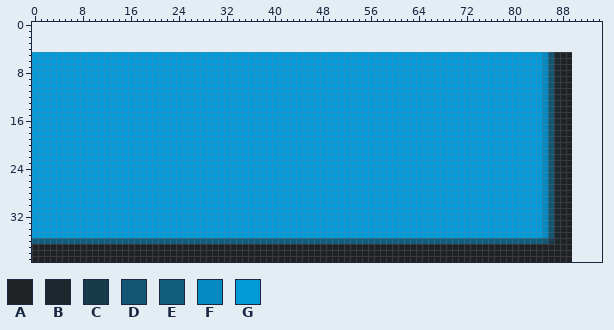
Edited in one commit: sprite sheet (img/brick.png). The picture above is the old version.
The file is 90x35 pixels. Colours within 5 levels of each other are drawn and written as one. The old version is drawn lined up with the new one, on the new canvas.
Palette (. is transparent): A #202124  B #1d272d  C #183b4b  D #125673  E #105d7e  F #058ac2  G #029ad9
The result:
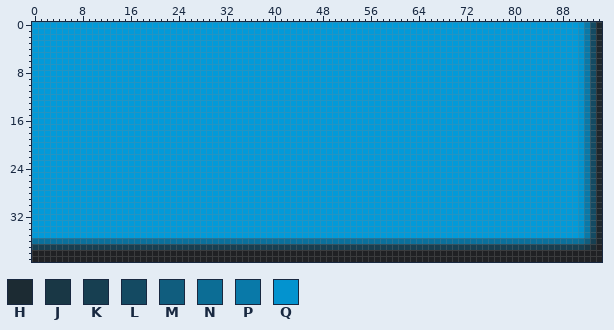
Colours new in this view: H #1c2b33  J #193745  K #173f51  L #144a62  M #105d7e  N #0c6d95  P #0979a8  Q #0393cf
The exact change:
canvas 90x35 -> 95x40, the old top-left corner now at 0,5
colour E: #105d7e -> #0b709b
Changed rows in their new state; - is a pixel that keeps its letter.
first column x 0:
 0 GGGGGGGGGGGGGGGGGGGGGGGGGGGGGGGGGGGGGGGGGGGGGGGGGGGGGGGGGGGGGGGGGGGGGGGGGGGGGGGGGGGGGGGGGGGQPLB
 1 GGGGGGGGGGGGGGGGGGGGGGGGGGGGGGGGGGGGGGGGGGGGGGGGGGGGGGGGGGGGGGGGGGGGGGGGGGGGGGGGGGGGGGGGGGGQPLB
 2 GGGGGGGGGGGGGGGGGGGGGGGGGGGGGGGGGGGGGGGGGGGGGGGGGGGGGGGGGGGGGGGGGGGGGGGGGGGGGGGGGGGGGGGGGGGQPLB
 3 GGGGGGGGGGGGGGGGGGGGGGGGGGGGGGGGGGGGGGGGGGGGGGGGGGGGGGGGGGGGGGGGGGGGGGGGGGGGGGGGGGGGGGGGGGGQPLB
 4 GGGGGGGGGGGGGGGGGGGGGGGGGGGGGGGGGGGGGGGGGGGGGGGGGGGGGGGGGGGGGGGGGGGGGGGGGGGGGGGGGGGGGGGGGGGQPLB
 5 -------------------------------------------------------------------------------------GGGGGGQPLB
 6 -------------------------------------------------------------------------------------GGGGGGQPLB
 7 -------------------------------------------------------------------------------------GGGGGGQPLB
 8 -------------------------------------------------------------------------------------GGGGGGQPLB
 9 -------------------------------------------------------------------------------------GGGGGGQPLB
10 -------------------------------------------------------------------------------------GGGGGGQPLB
11 -------------------------------------------------------------------------------------GGGGGGQPLB
12 -------------------------------------------------------------------------------------GGGGGGQPLB
13 -------------------------------------------------------------------------------------GGGGGGQPLB
14 -------------------------------------------------------------------------------------GGGGGGQPLB
15 -------------------------------------------------------------------------------------GGGGGGQPLB
16 -------------------------------------------------------------------------------------GGGGGGQPLB
17 -------------------------------------------------------------------------------------GGGGGGQPLB
18 -------------------------------------------------------------------------------------GGGGGGQPLB
19 -------------------------------------------------------------------------------------GGGGGGQPLB
20 -------------------------------------------------------------------------------------GGGGGGQPLB
21 -------------------------------------------------------------------------------------GGGGGGQPLB
22 -------------------------------------------------------------------------------------GGGGGGQPLB
23 -------------------------------------------------------------------------------------GGGGGGQPLB
24 -------------------------------------------------------------------------------------GGGGGGQPLB
25 -------------------------------------------------------------------------------------GGGGGGQPLB
26 -------------------------------------------------------------------------------------GGGGGGQPLB
27 -------------------------------------------------------------------------------------GGGGGGQPLB
28 -------------------------------------------------------------------------------------GGGGGGQPLB
29 -------------------------------------------------------------------------------------GGGGGGQPLB
30 -------------------------------------------------------------------------------------GGGGGGQPLB
31 -------------------------------------------------------------------------------------GGGGGGQPLB
32 -------------------------------------------------------------------------------------GGGGGGQPLB
33 -------------------------------------------------------------------------------------GGGGGGQPLB
34 -------------------------------------------------------------------------------------GGGGGGQPLB
35 -------------------------------------------------------------------------------------GGGGGGQPLB
36 -------------------------------------------------------------------------------------EEEEEENMKB
37 KKKKKKKKKKKKKKKKKKKKKKKKKKKKKKKKKKKKKKKKKKKKKKKKKKKKKKKKKKKKKKKKKKKKKKKKKKKKKKKKKKKKKKKKKKKKJHA
38 ------------------------------------------------------------------------------------------AAAAA
39 ------------------------------------------------------------------------------------------AAAAA
Boxes around the changes in both pictures, in picture pixels (x1, y1, x2, y2):
changed: (32, 22, 602, 262)
